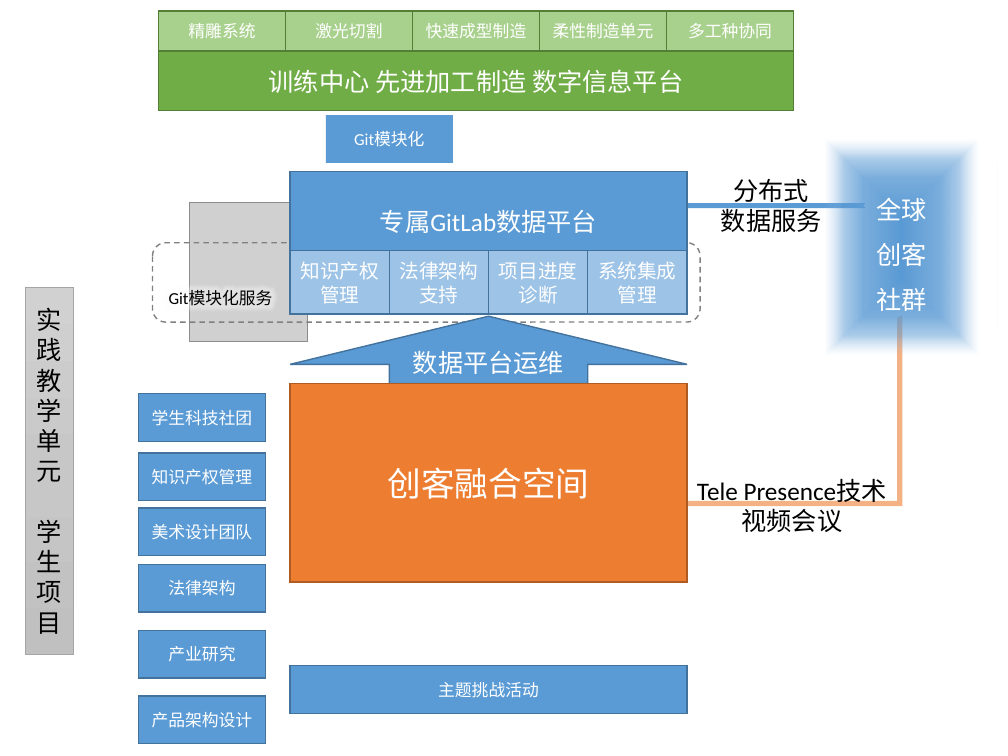
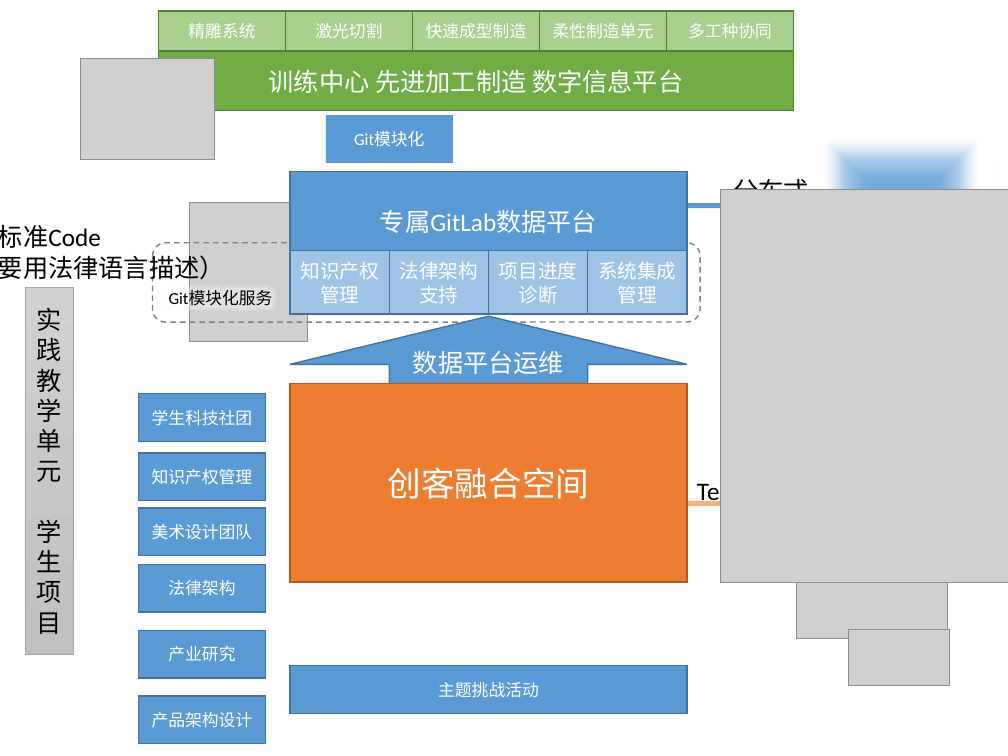
Before and after one commit to woodyme/i.center_my_workzone, a slide deck: slide 1 of 训练中心创客交叉融合空间建设/doc/创客融合空间运行模式.pptx. Drawn at 1008x756 pixels with LibreOffice and Linux fonts; fonts in the diff are those of the drawing; grey boxes stand for pictures. Boxes give left, top, right and bottom in pixels: in the first picture for what was removed or moved away, otherwise in the second. Text is boxed around its words. In the diff, an @@ line names an element or a change of style, - is before the commit and + after.

```diff
--- a/训练中心创客交叉融合空间建设/doc/创客融合空间运行模式.pptx
+++ b/训练中心创客交叉融合空间建设/doc/创客融合空间运行模式.pptx
@@ picture added at box(81, 58, 215, 159) @@
@@ rounded rectangle: place and size @@
-rounded rectangle at box(877, 198, 927, 311)
+rounded rectangle at box(806, 120, 998, 373)
@@ picture added at box(721, 190, 1008, 583) @@
@@ text in rounded rectangle at box(877, 198, 927, 311): text removed @@
-全球创客社群
@@ text added at box(0, 224, 225, 283), 18 pt, text #000000 @@
+运作标准Code
+（需要用法律语言描述）
@@ picture added at box(796, 538, 948, 639) @@
@@ picture added at box(849, 629, 950, 685) @@
```
Also in this commit, not shown: 2 other files.
